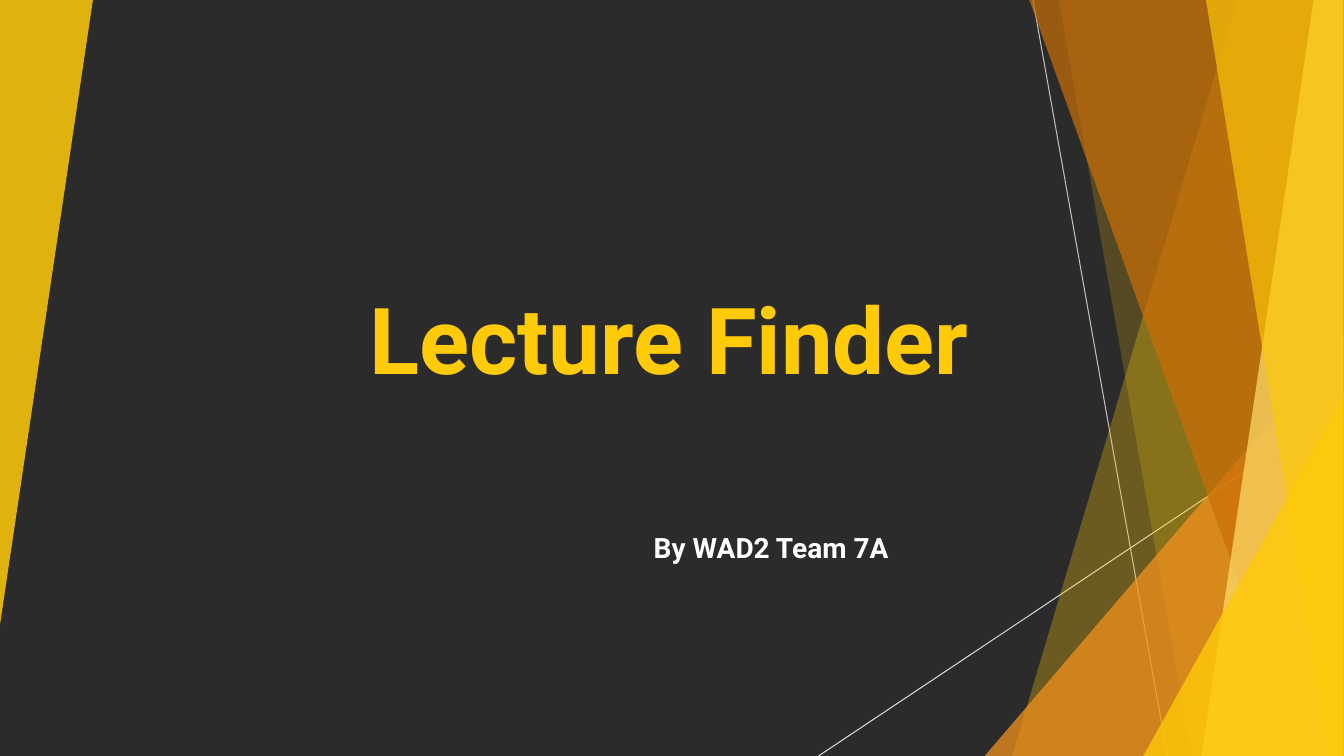
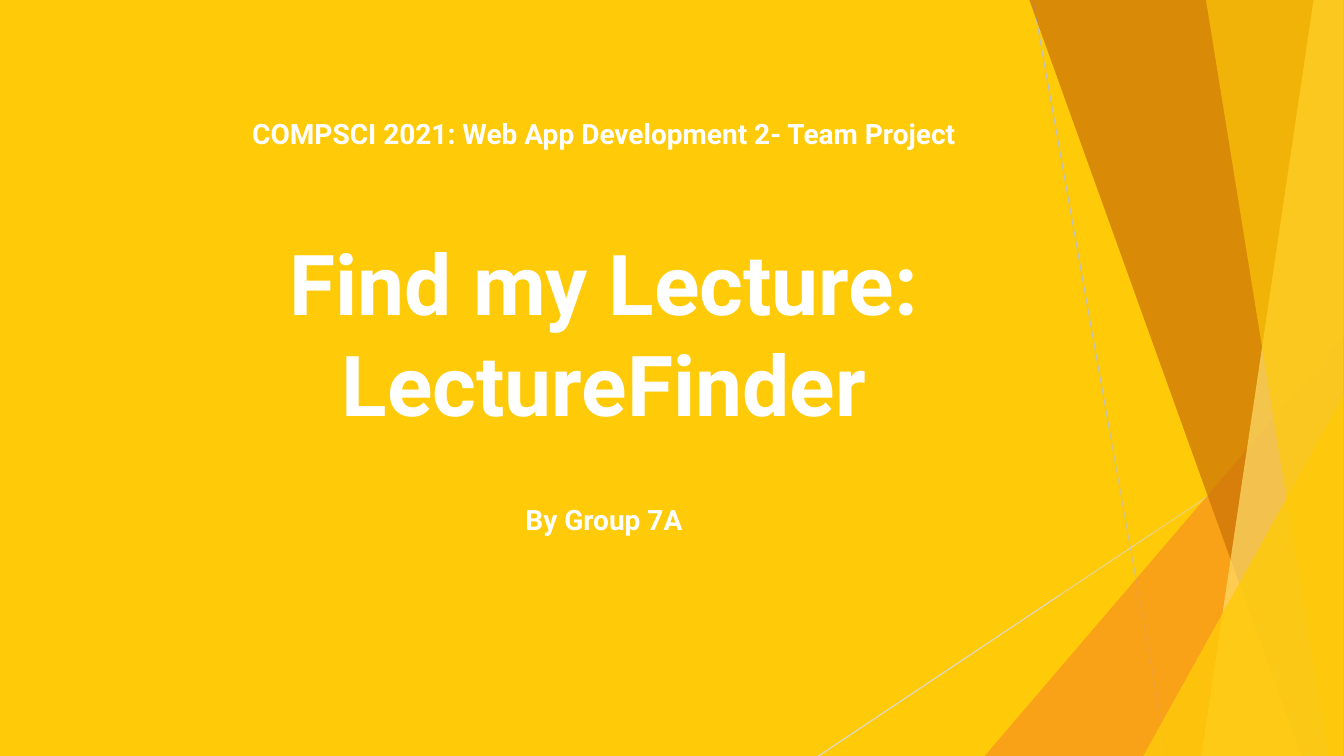
Before and after one commit to Ishitanarsiker/WAD2_GroupProject, a slide deck: slide 1 of Presentation.pptx. Drawn at 1344x756 pixels with LibreOffice and Linux fonts; fonts in the diff are those of the drawing; background and template pictures are left out; a plain dark background stands for a picture behind light text. Boxes give left, top, right and bottom in pixels: in the first picture for what was removed or moved away, otherwise in the second. Text is boxed around its words. In the diff, an @@ line names an element or a change of style, - is before the commit and + after.

```diff
--- a/Presentation.pptx
+++ b/Presentation.pptx
@@ background picture (left out) to #FFCA08 @@
@@ subtitle at (252, 123, 955, 150): text changed @@
-By WAD2 Team 7A
+COMPSCI 2021: Web App Development 2- Team Project
@@ title at (290, 252, 918, 417): text changed; size 66 to 60 pt; text colour #FFCA08 to #FFFFFF @@
-Lecture Finder
+Find my Lecture: LectureFinder
@@ text added at (525, 510, 682, 536), 20 pt, text #FFFFFF, bold @@
+By Group 7A
```
Also in this commit, not shown: 3 other slides changed, 4 slides added, 2 slides removed, 2 other files.
